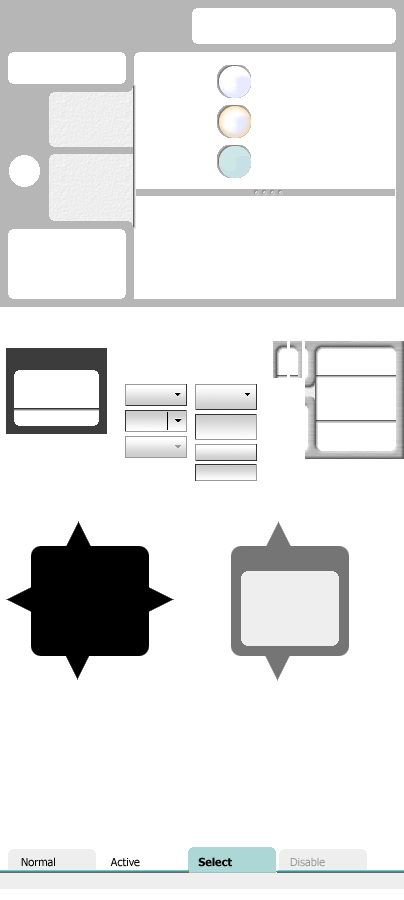
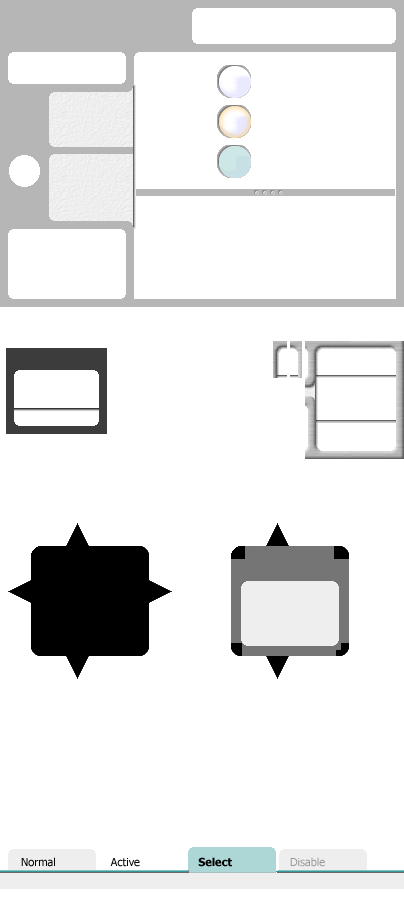
Layers edited between the first and the second 404px x 900px image:
removed group "Buttons/Selects" (4 layers) over [125,384,257,481]
removed layer "Layer 1" from group "Buttons/Selects" over [167,412,168,430]
removed layer "arrow" from group "Buttons/Selects" over [175,392,182,448]
removed layer "Buttons" from group "Buttons/Selects" over [125,384,257,481]
painted on "semi-modal hover mask" over [241,571,339,586]
painted on "semi-modal hover" over [231,521,349,681]
painted on "Hover" over [6,521,174,680]
